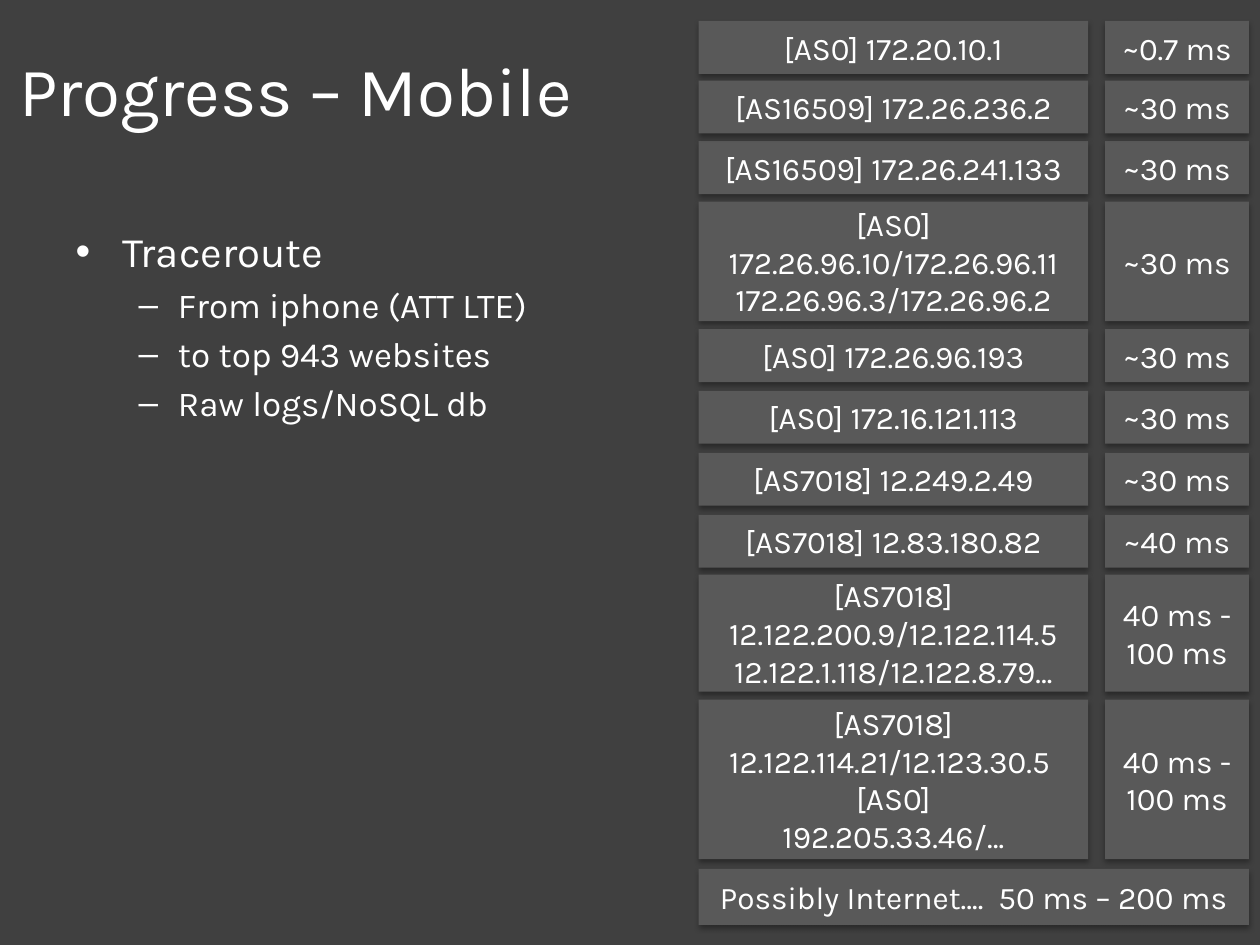
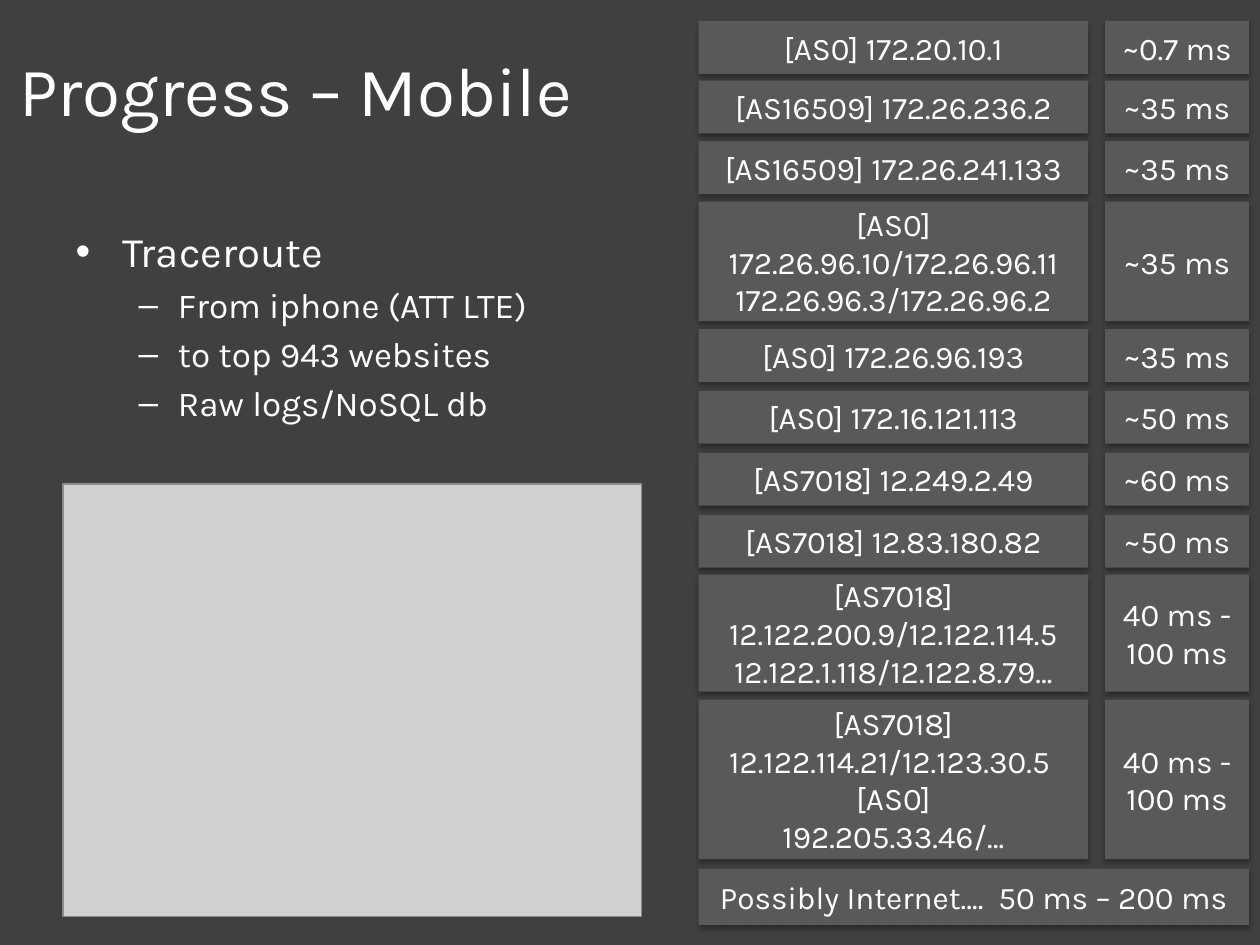
Before and after one commit to nebgnahz/CS268NetworkMeasurement, a slide deck: slide 8 of doc/MidTerm/MidTerm.pptx. Drawn at 1260x945 pixels with LibreOffice and Linux fonts; fonts in the diff are those of the drawing; grey boxes stand for pictures. Boxes give left, top, right and bottom in pixels: in the first picture for what was removed or moved away, otherwise in the second. Text is boxed around its words. In the diff, an @@ line names an element or a change of style, - is before the commit and + after.

Commit message:
add a figure of Mobile networks

```diff
--- a/doc/MidTerm/MidTerm.pptx
+++ b/doc/MidTerm/MidTerm.pptx
@@ text in rectangle at (1124, 99, 1230, 120): text changed @@
-~30 ms
+~35 ms
@@ text in rectangle at (1124, 160, 1230, 181): text changed @@
-~30 ms
+~35 ms
@@ text in rectangle at (1124, 254, 1230, 275): text changed @@
-~30 ms
+~35 ms
@@ text in rectangle at (1124, 348, 1230, 369): text changed @@
-~30 ms
+~35 ms
@@ text in rectangle at (1124, 409, 1230, 430): text changed @@
-~30 ms
+~50 ms
@@ text in rectangle at (1124, 471, 1230, 492): text changed @@
-~30 ms
+~60 ms
@@ picture added at (63, 484, 641, 916) @@
@@ text in rectangle at (1124, 533, 1230, 554): text changed @@
-~40 ms
+~50 ms
```
